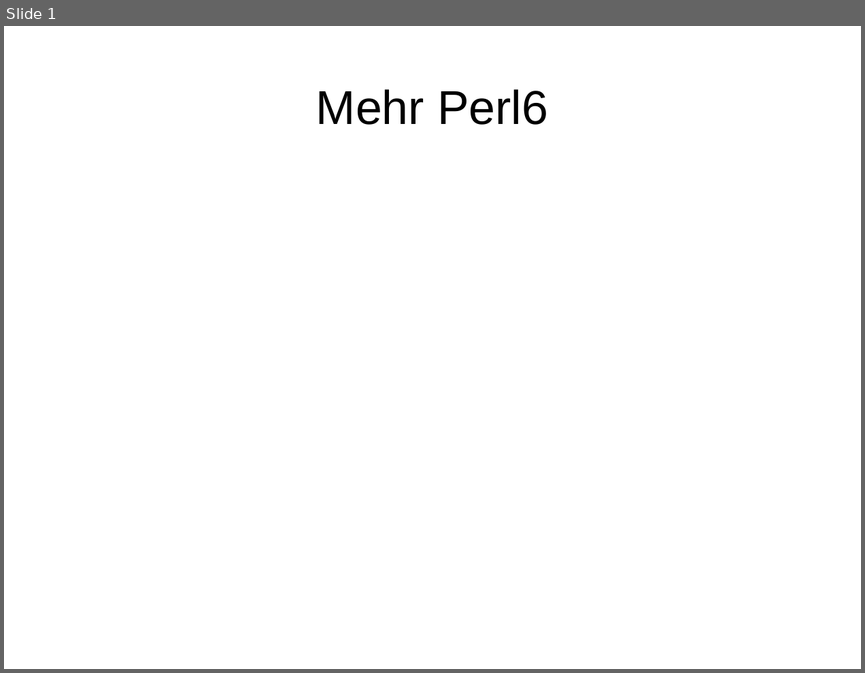
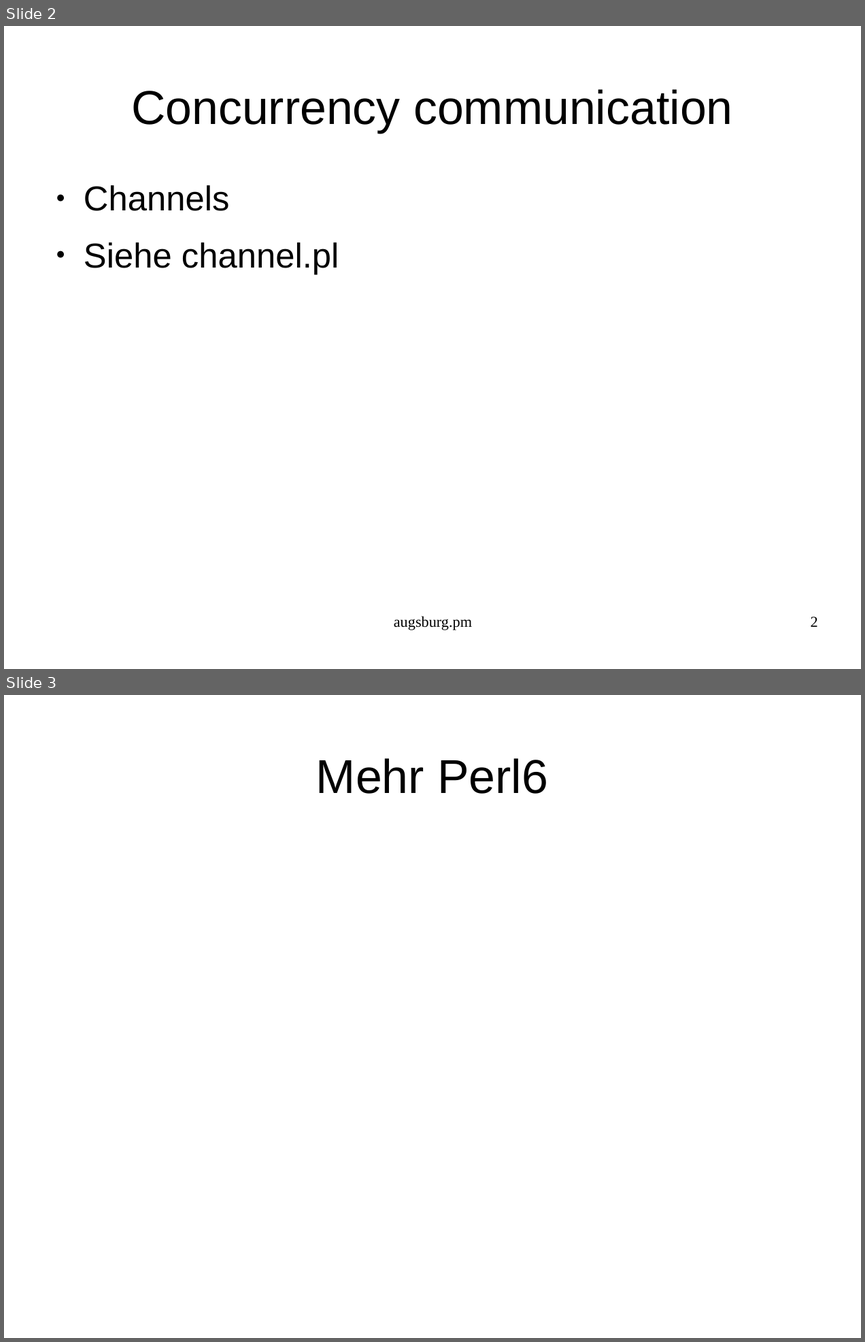
Before and after one commit to augsburgpm/augsburgpm.talk.2016.02, a slide deck: talk.odp. Shown one above the other, each under a label of ours: slide 1 before the commit, slides 2 and 3 after it. The pictures are 865x673 and 865x1342 pixels, drawn with LibreOffice and Linux fonts; fonts in the diff are those of the drawing. Boxes give left, top, right and bottom in pixels: in the first picture for what was removed or moved away, otherwise in the second. Text is boxed around its words. In the diff, an @@ line names an element or a change of style, - is before the commit and + after.

```diff
--- a/talk.odp
+++ b/talk.odp
@@ slide 2 added at bbox=[4, 26, 861, 669], background #FFFFFF @@
@@ title added at bbox=[131, 89, 733, 133], 44 pt, text #000000 @@
+Concurrency communication
@@ text added at bbox=[84, 185, 339, 274], 32 pt, text #000000 @@
+● Channels
+● Siehe channel.pl
@@ text added at bbox=[394, 616, 472, 630], 14 pt, text #000000 @@
+augsburg.pm
@@ page number added at bbox=[810, 616, 818, 626], 14 pt, text #000000 @@
+2
@@ what was slide 1 is now slide 3 @@
```
Also in this commit, not shown: 1 other slide added, 4 other files.
